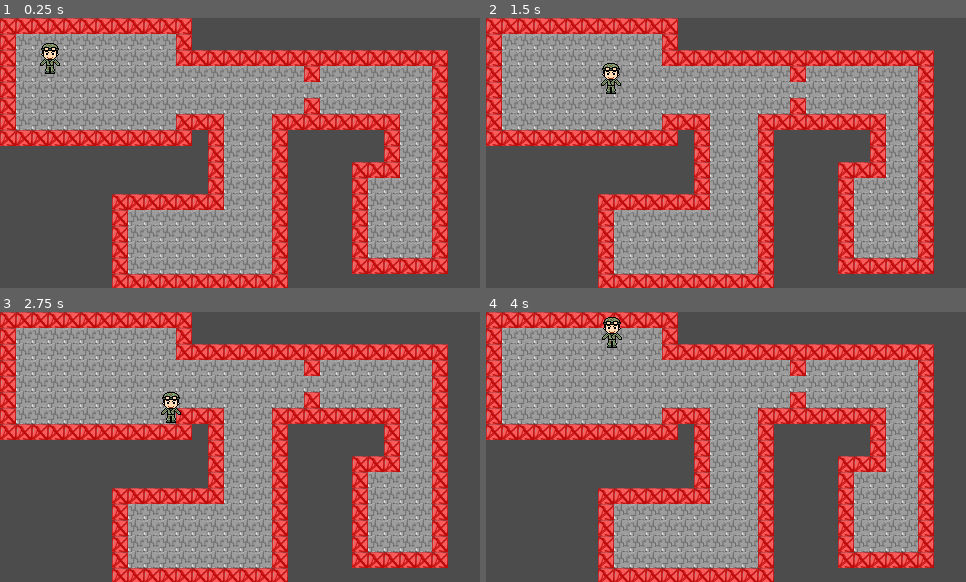
Above: before the commit, frames 1-4 (two rows, left to right).
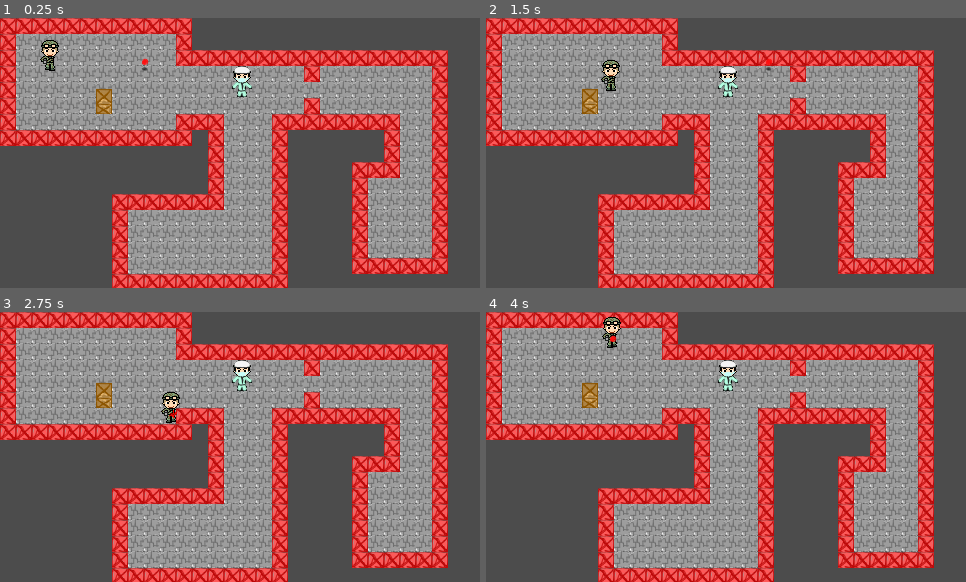
Above: after the commit, the same moments.

Repository: EnderGnar/outofcontrol-game
Game: Godot game, scene res://Scenes/World.tscn
Same seed, same stepped clock (60 frames per second), same inputs: the game is played once before the commit and once after it.
Inputs:
- Up to frame 1 (0.25 s): no input
- Up to frame 2 (1.5 s): hold D (move_right) 0.53-1.28 s; hold S (move_down) from 1.28 s (still down)
- Up to frame 3 (2.75 s): release S (move_down) at 2.03 s; hold D (move_right) from 2.03 s (still down)
- Up to frame 4 (4 s): release D (move_right) at 2.78 s; hold W (move_up) 2.78-3.53 s; hold A (move_left) from 3.53 s (still down)

The runs differ from the first frame. In frame 1, 0.9% of the frame differs, in the area x 8-53%, y 8-36%; in frame 2, 0.9%; in frame 3, 0.7%; in frame 4, 0.7%.

Commit message:
Player Box Bullet and Scientist + Animation for Player

Diff:
--- /dev/null
+++ b/Scenes/Box.tscn
@@ -0,0 +1,37 @@
+[gd_scene load_steps=8 format=2]
+
+[ext_resource path="res://Assets/Objects/box/default.png" type="Texture" id=1]
+[ext_resource path="res://Scripts/Box.gd" type="Script" id=2]
+[ext_resource path="res://Assets/Objects/box/destroyed/0.png" type="Texture" id=3]
+[ext_resource path="res://Assets/Objects/box/destroyed/1.png" type="Texture" id=4]
+[ext_resource path="res://Assets/Objects/box/destroyed/2.png" type="Texture" id=5]
+
+[sub_resource type="SpriteFrames" id=1]
+animations = [ {
+"frames": [ ExtResource( 1 ) ],
+"loop": true,
+"name": "default",
+"speed": 5.0
+}, {
+"frames": [ ExtResource( 3 ), ExtResource( 4 ), ExtResource( 5 ) ],
+"loop": false,
+"name": "destroyed",
+"speed": 2.0
+} ]
+
+[sub_resource type="RectangleShape2D" id=2]
+extents = Vector2( 8, 8 )
+
+[node name="Box" type="StaticBody2D"]
+collision_layer = 4
+collision_mask = 0
+script = ExtResource( 2 )
+
+[node name="Sprite" type="AnimatedSprite" parent="."]
+position = Vector2( 8, 0 )
+frames = SubResource( 1 )
+animation = "destroyed"
+
+[node name="Collider" type="CollisionShape2D" parent="."]
+position = Vector2( 8, 8 )
+shape = SubResource( 2 )
--- /dev/null
+++ b/Scenes/Bullet.tscn
@@ -0,0 +1,32 @@
+[gd_scene load_steps=6 format=2]
+
+[ext_resource path="res://Assets/Objects/bullet/default.png" type="Texture" id=1]
+[ext_resource path="res://Scripts/Bullet.gd" type="Script" id=4]
+[ext_resource path="res://Scenes/Explosion.tscn" type="PackedScene" id=5]
+
+[sub_resource type="SpriteFrames" id=1]
+animations = [ {
+"frames": [ ExtResource( 1 ) ],
+"loop": true,
+"name": "default",
+"speed": 2.0
+} ]
+
+[sub_resource type="CapsuleShape2D" id=2]
+radius = 2.34097
+height = 0.424912
+
+[node name="Bullet" type="KinematicBody2D"]
+collision_layer = 2
+collision_mask = 4
+script = ExtResource( 4 )
+Explosion = ExtResource( 5 )
+
+[node name="Animation" type="AnimatedSprite" parent="."]
+position = Vector2( 0, -14.2771 )
+frames = SubResource( 1 )
+
+[node name="CollisionShape2D" type="CollisionShape2D" parent="."]
+position = Vector2( -0.0659714, 1.46076 )
+rotation = 1.57275
+shape = SubResource( 2 )
--- /dev/null
+++ b/Scenes/Explosion.tscn
@@ -0,0 +1,36 @@
+[gd_scene load_steps=4 format=2]
+
+[ext_resource path="res://Assets/Objects/bullet/explosion.png" type="Texture" id=1]
+[ext_resource path="res://Scripts/Explosion.gd" type="Script" id=2]
+
+[sub_resource type="Gradient" id=1]
+offsets = PoolRealArray( 0, 0.301818, 0.64, 1 )
+colors = PoolColorArray( 1, 0.604225, 0.0234375, 1, 1, 0, 0, 0.901961, 0.219608, 0.00784314, 0.00784314, 0.823529, 0, 0, 0, 0.137255 )
+
+[node name="Explosion" type="Node2D"]
+script = ExtResource( 2 )
+
+[node name="Particle" type="CPUParticles2D" parent="."]
+position = Vector2( 0, -5.24615 )
+emitting = false
+amount = 40
+lifetime = 3.0
+one_shot = true
+speed_scale = 5.59
+explosiveness = 0.63
+randomness = 0.2
+lifetime_randomness = 0.37
+texture = ExtResource( 1 )
+spread = 180.0
+gravity = Vector2( 0, 0 )
+initial_velocity = 25.0
+initial_velocity_random = 0.57
+damping = 85.72
+scale_amount = 0.2
+scale_amount_random = 0.19
+color_ramp = SubResource( 1 )
+
+[node name="Timer" type="Timer" parent="."]
+one_shot = true
+autostart = true
+[connection signal="timeout" from="Timer" to="." method="_timeout"]
--- a/Scenes/Player.tscn
+++ b/Scenes/Player.tscn
@@ -1,14 +1,58 @@
-[gd_scene load_steps=5 format=2]
+[gd_scene load_steps=49 format=2]
 
-[ext_resource path="res://Assets/Character/soldier front without gun.png" type="Texture" id=1]
+[ext_resource path="res://Assets/Character/player/walking front/Frame001.png" type="Texture" id=1]
 [ext_resource path="res://Scripts/Player.gd" type="Script" id=2]
+[ext_resource path="res://Assets/Character/player/walking front/Frame005.png" type="Texture" id=3]
+[ext_resource path="res://Scenes/Bullet.tscn" type="PackedScene" id=4]
+[ext_resource path="res://Assets/Character/player/walking front/Frame006.png" type="Texture" id=5]
+[ext_resource path="res://Assets/Character/player/walking front/Frame007.png" type="Texture" id=6]
+[ext_resource path="res://Assets/Character/player/walking front/Frame008.png" type="Texture" id=7]
+[ext_resource path="res://Assets/Character/player/walking front/Frame010.png" type="Texture" id=8]
+[ext_resource path="res://Assets/Character/player/walking front/Frame009.png" type="Texture" id=9]
+[ext_resource path="res://Assets/Character/player/walking front/Frame002.png" type="Texture" id=10]
+[ext_resource path="res://Assets/Character/player/walking front/Frame011.png" type="Texture" id=11]
+[ext_resource path="res://Assets/Character/player/walking front/Frame004.png" type="Texture" id=12]
+[ext_resource path="res://Assets/Character/player/walking front/Frame003.png" type="Texture" id=13]
+[ext_resource path="res://Assets/Character/player/walking front/Frame013.png" type="Texture" id=14]
+[ext_resource path="res://Assets/Character/player/walking front/Frame026.png" type="Texture" id=15]
+[ext_resource path="res://Assets/Character/player/walking front/Frame022.png" type="Texture" id=16]
+[ext_resource path="res://Assets/Character/player/walking front/Frame031.png" type="Texture" id=17]
+[ext_resource path="res://Assets/Character/player/walking front/Frame033.png" type="Texture" id=18]
+[ext_resource path="res://Assets/Character/player/walking front/Frame034.png" type="Texture" id=19]
+[ext_resource path="res://Assets/Character/player/walking front/Frame028.png" type="Texture" id=20]
+[ext_resource path="res://Assets/Character/player/walking front/Frame027.png" type="Texture" id=21]
+[ext_resource path="res://Assets/Character/player/walking front/Frame038.png" type="Texture" id=22]
+[ext_resource path="res://Assets/Character/player/walking front/Frame039.png" type="Texture" id=23]
+[ext_resource path="res://Assets/Character/player/walking front/Frame032.png" type="Texture" id=24]
+[ext_resource path="res://Assets/Character/player/walking front/Frame037.png" type="Texture" id=25]
+[ext_resource path="res://Assets/Character/player/walking front/Frame024.png" type="Texture" id=26]
+[ext_resource path="res://Assets/Character/player/walking front/Frame016.png" type="Texture" id=27]
+[ext_resource path="res://Assets/Character/player/walking front/Frame040.png" type="Texture" id=28]
+[ext_resource path="res://Assets/Character/player/walking front/Frame020.png" type="Texture" id=29]
+[ext_resource path="res://Assets/Character/player/walking front/Frame041.png" type="Texture" id=30]
+[ext_resource path="res://Assets/Character/player/walking front/Frame029.png" type="Texture" id=31]
+[ext_resource path="res://Assets/Character/player/walking front/Frame042.png" type="Texture" id=32]
+[ext_resource path="res://Assets/Character/player/walking front/Frame043.png" type="Texture" id=33]
+[ext_resource path="res://Assets/Character/player/walking front/Frame025.png" type="Texture" id=34]
+[ext_resource path="res://Assets/Character/player/walking front/Frame018.png" type="Texture" id=35]
+[ext_resource path="res://Assets/Character/player/walking front/Frame012.png" type="Texture" id=36]
+[ext_resource path="res://Assets/Character/player/walking front/Frame021.png" type="Texture" id=37]
+[ext_resource path="res://Assets/Character/player/walking front/Frame030.png" type="Texture" id=38]
+[ext_resource path="res://Assets/Character/player/walking front/Frame035.png" type="Texture" id=39]
+[ext_resource path="res://Assets/Character/player/walking front/Frame036.png" type="Texture" id=40]
+[ext_resource path="res://Assets/Character/player/walking front/Frame014.png" type="Texture" id=41]
+[ext_resource path="res://Assets/Character/player/walking front/Frame017.png" type="Texture" id=42]
+[ext_resource path="res://Assets/Character/player/walking front/Frame019.png" type="Texture" id=43]
+[ext_resource path="res://Assets/Character/player/walking front/Frame023.png" type="Texture" id=44]
+[ext_resource path="res://Assets/Character/player/walking front/Frame015.png" type="Texture" id=45]
+[ext_resource path="res://Assets/Character/player/walking front/Frame044.png" type="Texture" id=46]
 
 [sub_resource type="SpriteFrames" id=1]
 animations = [ {
-"frames": [ ExtResource( 1 ) ],
+"frames": [ ExtResource( 1 ), ExtResource( 10 ), ExtResource( 13 ), ExtResource( 12 ), ExtResource( 3 ), ExtResource( 5 ), ExtResource( 6 ), ExtResource( 7 ), ExtResource( 9 ), ExtResource( 8 ), ExtResource( 11 ), ExtResource( 36 ), ExtResource( 14 ), ExtResource( 41 ), ExtResource( 45 ), ExtResource( 27 ), ExtResource( 42 ), ExtResource( 35 ), ExtResource( 43 ), ExtResource( 29 ), ExtResource( 37 ), ExtResource( 16 ), ExtResource( 44 ), ExtResource( 26 ), ExtResource( 34 ), ExtResource( 15 ), ExtResource( 21 ), ExtResource( 20 ), ExtResource( 31 ), ExtResource( 38 ), ExtResource( 17 ), ExtResource( 24 ), ExtResource( 18 ), ExtResource( 19 ), ExtResource( 39 ), ExtResource( 40 ), ExtResource( 25 ), ExtResource( 22 ), ExtResource( 23 ), ExtResource( 28 ), ExtResource( 30 ), ExtResource( 32 ), ExtResource( 33 ), ExtResource( 46 ) ],
 "loop": true,
-"name": "default",
-"speed": 2.0
+"name": "down",
+"speed": 7.0
 } ]
 
 [sub_resource type="CapsuleShape2D" id=2]
@@ -16,13 +60,16 @@
 height = 2.67666
 
 [node name="Player" type="KinematicBody2D"]
+collision_mask = 4
 script = ExtResource( 2 )
+Bullet = ExtResource( 4 )
 
 [node name="Animation" type="AnimatedSprite" parent="."]
-position = Vector2( 0, -10.7575 )
+position = Vector2( 0, -12.8216 )
 frames = SubResource( 1 )
+animation = "down"
 
 [node name="CollisionShape2D" type="CollisionShape2D" parent="."]
-position = Vector2( 0, 3.77873 )
+position = Vector2( 0, 0.00944281 )
 rotation = 1.57275
 shape = SubResource( 2 )
--- /dev/null
+++ b/Scenes/Scientist.tscn
@@ -0,0 +1,30 @@
+[gd_scene load_steps=5 format=2]
+
+[ext_resource path="res://Assets/Character/scientist/forward.png" type="Texture" id=1]
+[ext_resource path="res://Scripts/Scientist.gd" type="Script" id=2]
+
+[sub_resource type="SpriteFrames" id=1]
+animations = [ {
+"frames": [ ExtResource( 1 ) ],
+"loop": true,
+"name": "default",
+"speed": 5.0
+} ]
+
+[sub_resource type="CapsuleShape2D" id=2]
+radius = 4.97827
+height = 2.67666
+
+[node name="Scientist" type="KinematicBody2D"]
+collision_layer = 4
+collision_mask = 4
+script = ExtResource( 2 )
+
+[node name="Animation" type="AnimatedSprite" parent="."]
+position = Vector2( 0, -12.8216 )
+frames = SubResource( 1 )
+
+[node name="CollisionShape2D" type="CollisionShape2D" parent="."]
+position = Vector2( 0, 0.00944281 )
+rotation = 1.57275
+shape = SubResource( 2 )
--- a/Scenes/World.tscn
+++ b/Scenes/World.tscn
@@ -1,7 +1,11 @@
-[gd_scene load_steps=5 format=2]
+[gd_scene load_steps=9 format=2]
 
 [ext_resource path="res://Assets/Tilemap/tilemap.png" type="Texture" id=1]
 [ext_resource path="res://Scenes/Player.tscn" type="PackedScene" id=2]
+[ext_resource path="res://Scenes/Bullet.tscn" type="PackedScene" id=3]
+[ext_resource path="res://Scenes/Explosion.tscn" type="PackedScene" id=4]
+[ext_resource path="res://Scenes/Box.tscn" type="PackedScene" id=5]
+[ext_resource path="res://Scenes/Scientist.tscn" type="PackedScene" id=6]
 
 [sub_resource type="ConvexPolygonShape2D" id=1]
 points = PoolVector2Array( 16, 16, 0, 16, 0, 0, 16, 0 )
@@ -43,13 +47,26 @@
 1/shapes = [  ]
 1/z_index = 0
 
-[node name="World" type="Node2D"]
+[node name="World" type="YSort"]
 
 [node name="TileMap" type="TileMap" parent="."]
 tile_set = SubResource( 2 )
 cell_size = Vector2( 16, 16 )
+collision_layer = 4
+collision_mask = 3
 format = 1
 tile_data = PoolIntArray( 0, -1073741824, 0, 1, -1073741824, 0, 2, -1073741824, 0, 3, -1073741824, 0, 4, -1073741824, 0 …(7336 unchanged characters)…
 
+[node name="Bullet" parent="." instance=ExtResource( 3 )]
+position = Vector2( 70, 50 )
+
 [node name="Player" parent="." instance=ExtResource( 2 )]
 position = Vector2( 50, 50 )
+
+[node name="Explosion" parent="." instance=ExtResource( 4 )]
+
+[node name="Box" parent="." instance=ExtResource( 5 )]
+position = Vector2( 96, 80 )
+
+[node name="Scientist" parent="." instance=ExtResource( 6 )]
+position = Vector2( 242.308, 75.0815 )
--- /dev/null
+++ b/Scripts/Box.gd
@@ -0,0 +1,16 @@
+extends StaticBody2D
+
+var health = 3
+
+
+# Called when the node enters the scene tree for the first time.
+func _ready():
+	$Sprite.animation = "default"
+	pass # Replace with function body.
+
+func collision(_bullet):
+	health -= 1
+	if health <= 0:
+		$Sprite.animation = "destroyed"
+		$Sprite.play()
+		$Collider.disabled = true
--- /dev/null
+++ b/Scripts/Bullet.gd
@@ -0,0 +1,25 @@
+extends KinematicBody2D
+
+var dir = Vector2(1,0)
+
+var speed = 300
+
+export(PackedScene) var Explosion
+
+func _ready():
+	pass
+
+
+func _physics_process(delta):
+	var collision = move_and_collide(dir * speed * delta)
+	if collision:
+		var collider = collision.collider
+
+		if collider.get_class() != 'TileMap':
+			collider.collision(self)
+
+		var explosion = Explosion.instance()
+		explosion.position = position
+		explosion.get_node("Particle").emitting = true
+		get_parent().add_child(explosion)
+		get_parent().remove_child(self)
--- /dev/null
+++ b/Scripts/Explosion.gd
@@ -0,0 +1,4 @@
+extends Node2D
+
+func _timeout():
+	get_parent().remove_child(self)
--- a/Scripts/Player.gd
+++ b/Scripts/Player.gd
@@ -1,18 +1,42 @@
 extends KinematicBody2D
 
 var speed = 100
+
+export(PackedScene) var Bullet
+
+#shooting vars
+var shootDirection = Vector2(1,0)
+var counter = 0
+var spb = 0.8
+var shooting = true
+
 
 # Called when the node enters the scene tree for the first time.
 func _ready():
 	$Animation.play()
 	pass # Replace with function body.
 
-func _physics_process(_delta):
+func _physics_process(delta):
 	var dir = Vector2()
 
 	dir.x = Input.get_action_strength("move_right") - Input.get_action_strength("move_left")
 	dir.y = Input.get_action_strength("move_down") - Input.get_action_strength("move_up")
 
-	dir = dir.normalized()
+	if pow(dir.x, 2) >= pow(dir.y, 2):
+		dir.y = 0
+	else:
+		dir.x = 0
+
+	if dir.length() > 0:
+		shootDirection = dir.normalized()
+
+	if shooting:
+		counter += delta
+		if counter >= spb:
+			counter = 0
+			var bullet = Bullet.instance()
+			bullet.dir = shootDirection
+			bullet.position = position
+			get_parent().add_child(bullet)
 
 	return move_and_slide(dir * speed)
--- /dev/null
+++ b/Scripts/Scientist.gd
@@ -0,0 +1,23 @@
+extends KinematicBody2D
+
+
+export(Array, Vector2) var Waypoints = [Vector2(0,0)]
+var current = 0
+
+var speed = 50
+
+# Called when the node enters the scene tree for the first time.
+func _ready():
+	pass # Replace with function body.
+
+func _physics_process(_delta):
+	var goal = Waypoints[current]
+
+	if (goal - position).length() < 1:
+		current = (current + 1) % Waypoints.size()
+		goal = Waypoints[current]
+
+	var dist = goal - position
+
+func collision(_bullet):
+	print('ded')
Binary file removed: Assets/Character/player.png
Not shown, removed: Assets/Character/player.png.import
Binary file added: Assets/Character/player/soldier back without gun.png
Not shown, added: Assets/Character/player/soldier back without gun.png.import
Renamed: Assets/Character/soldier front without gun.png -> Assets/Character/player/soldier front without gun.png
Not shown, added: Assets/Character/player/soldier front without gun.png.import
Renamed: pixelart/walking front/Frame001.png -> Assets/Character/player/walking front/Frame001.png
Not shown, added: Assets/Character/player/walking front/Frame001.png.import
Renamed: pixelart/walking front/Frame002.png -> Assets/Character/player/walking front/Frame002.png
Not shown, added: Assets/Character/player/walking front/Frame002.png.import
Renamed: pixelart/walking front/Frame003.png -> Assets/Character/player/walking front/Frame003.png
Not shown, added: Assets/Character/player/walking front/Frame003.png.import
(and 104 more such lines)
